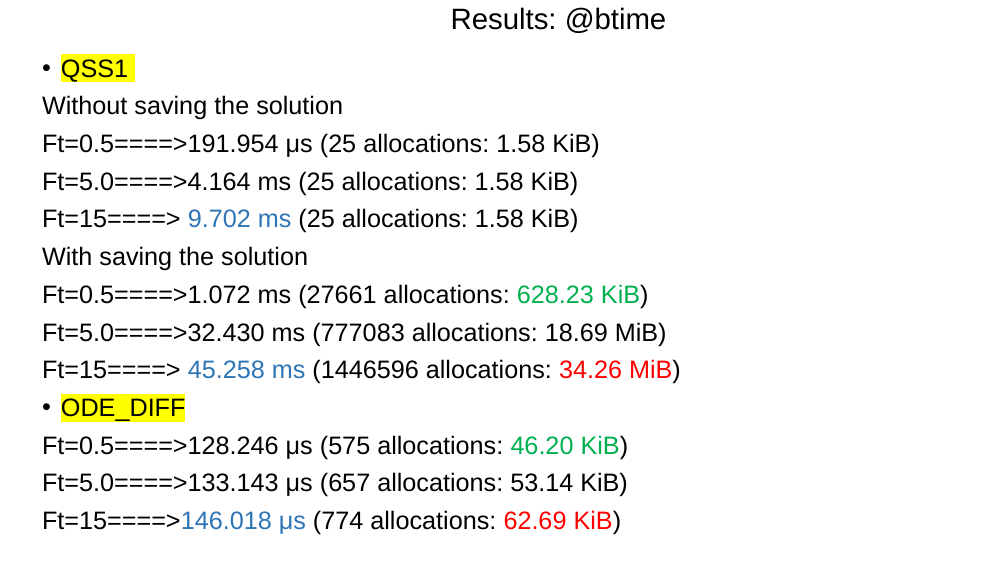
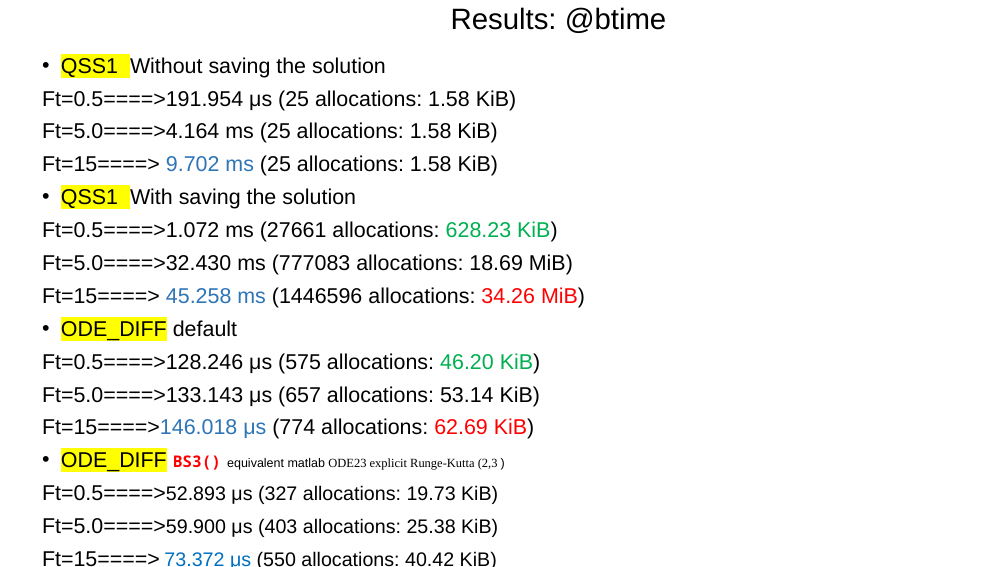
Before and after one commit to mongibellili/QSSolver, a slide deck: slide 7 of experiments/QSS1vsDefaultDifferentialEquations.pptx. Drawn at 1008x567 pixels with LibreOffice and Linux fonts; fonts in the diff are those of the drawing. Boxes give left, top, right and bottom in pixels: in the first picture for what was removed or moved away, otherwise in the second. Text is boxed around its words. In the diff, an @@ line names an element or a change of style, - is before the commit and + after.

```diff
--- a/experiments/QSS1vsDefaultDifferentialEquations.pptx
+++ b/experiments/QSS1vsDefaultDifferentialEquations.pptx
@@ text at [61,57,386,78]: text changed; size 24 to 20.4 pt @@
-• QSS1
-Without saving the solution
+• QSS1 Without saving the solution
@@ text at [42,90,585,439]: size 24 to 20.4 pt in "Ft=0.5====>191.954 μs (25 allocations: 1.58 KiB)", "Ft=5.0====>4.164 ms (25 allocations: 1.58 KiB)", "Ft=15====> 9.702 ms (25 allocations: 1.58 KiB)", "Ft=0.5====>1.072 ms (27661 allocations: 628.23 KiB)" and 5 more places; line spacing 0.9 to 0.87 @@
@@ text at [61,188,356,209]: text changed; size 24 to 20.4 pt @@
-With saving the solution
+• QSS1 With saving the solution
@@ text at [61,320,237,341]: text changed; size 24 to 20.4 pt @@
-• ODE_DIFF
+• ODE_DIFF default
@@ text at [42,452,498,567]: paragraphs added @@
+• ODE_DIFF BS3() equivalent matlab ODE23 explicit Runge-Kutta (2,3 )
+Ft=0.5====>52.893 μs (327 allocations: 19.73 KiB)
+Ft=5.0====>59.900 μs (403 allocations: 25.38 KiB)
+Ft=15====> 73.372 μs (550 allocations: 40.42 KiB)
```
Also in this commit, not shown: 2 other slides changed, 1 slide added, 1 slide removed.
